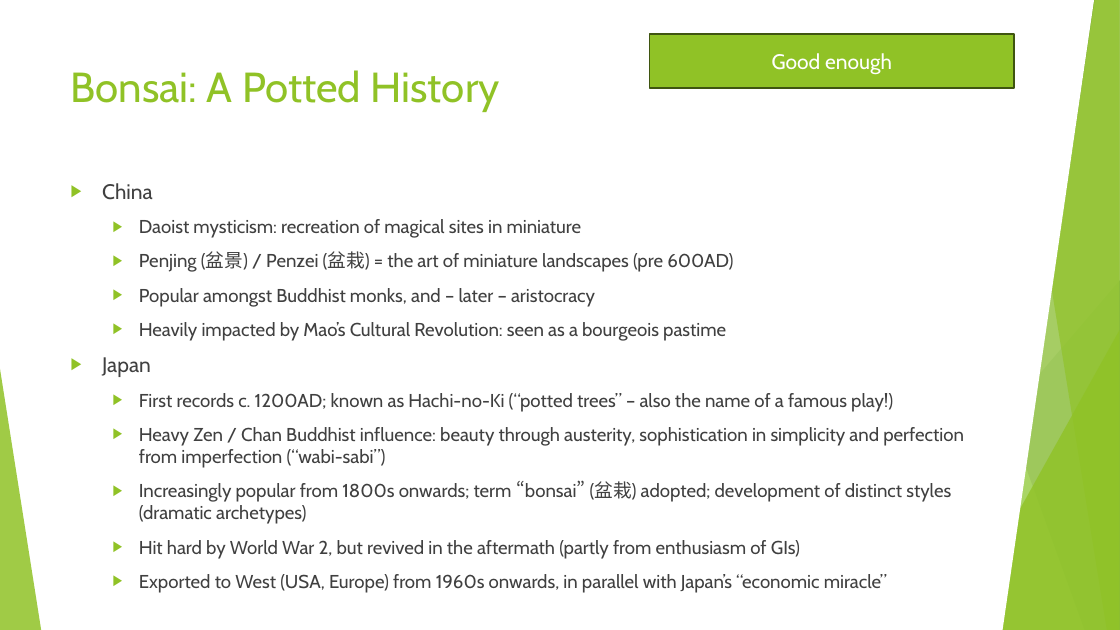
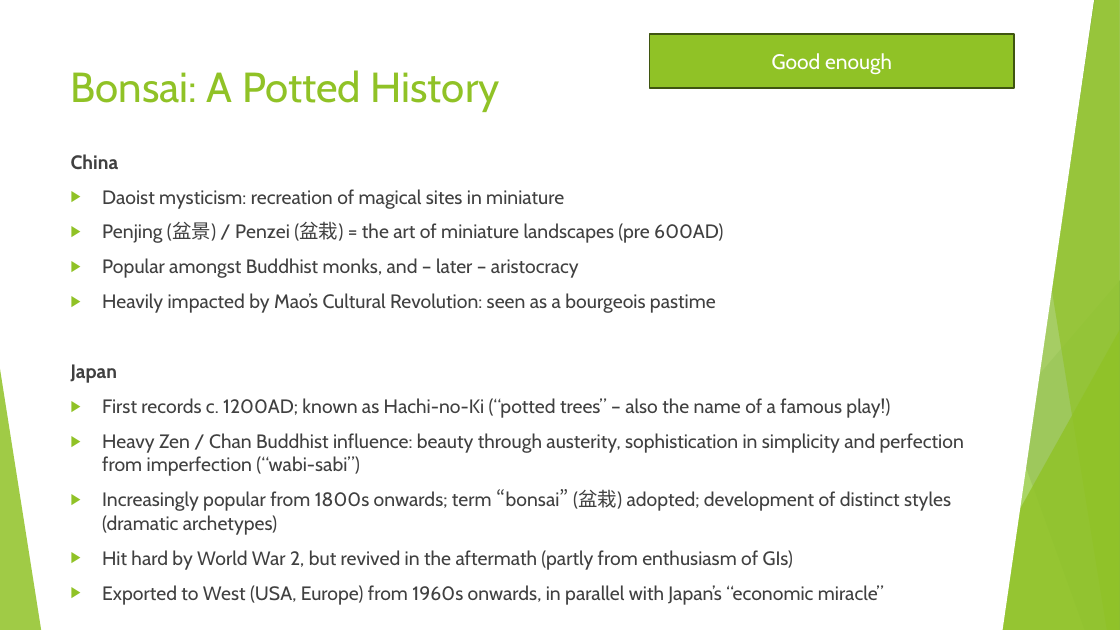
Before and after one commit to AlexLabram/Bonsai, a slide deck: slide 4 of WGCourse/Bonsai On A Budget (running).pptx (slide 3 before the commit). Drawn at 1120x630 pixels with LibreOffice and Linux fonts; fonts in the diff are those of the drawing. Boxes give left, top, right and bottom in pixels: in the first picture for what was removed or moved away, otherwise in the second. Text is boxed around its words. In the diff, an @@ line names an element or a change of style, - is before the commit and + after.

Commit message:
Added "Bonsai: What & Why" slide

```diff
--- a/WGCourse/Bonsai On A Budget (running).pptx
+++ b/WGCourse/Bonsai On A Budget (running).pptx
@@ text "China": place and size @@
-text "China" at bbox=[102, 183, 964, 593]
+text "China" at bbox=[71, 154, 964, 605]
@@ text "China" at bbox=[71, 154, 964, 605]: size 18 to 16.6 pt, bold on in "China", "Japan"; size 16 to 16.6 pt; bullet ▶ to none; list level 2 to 1 in "Daoist mysticism: recreation of magical ..."; list level 2 to 1 in "Penjing (盆景) / Penzei (盆栽) ..."; list level 2 to 1 in "Popular amongst Buddhist monks, and ..."; list level 2 to 1 in "Heavily impacted by Mao’s Cultural ..."; list level 2 to 1 in "First records c. 1200AD; known ..."; list level 2 to 1 in "Heavy Zen / Chan Buddhist ..."; list level 2 to 1 in "Increasingly popular from 1800s onwards; ..."; list level 2 to 1 in "Hit hard by World War ..."; list level 2 to 1 in "Exported to West (USA, Europe) ..." @@
```
Also in this commit, not shown: 1 other slide changed, 1 slide added.
